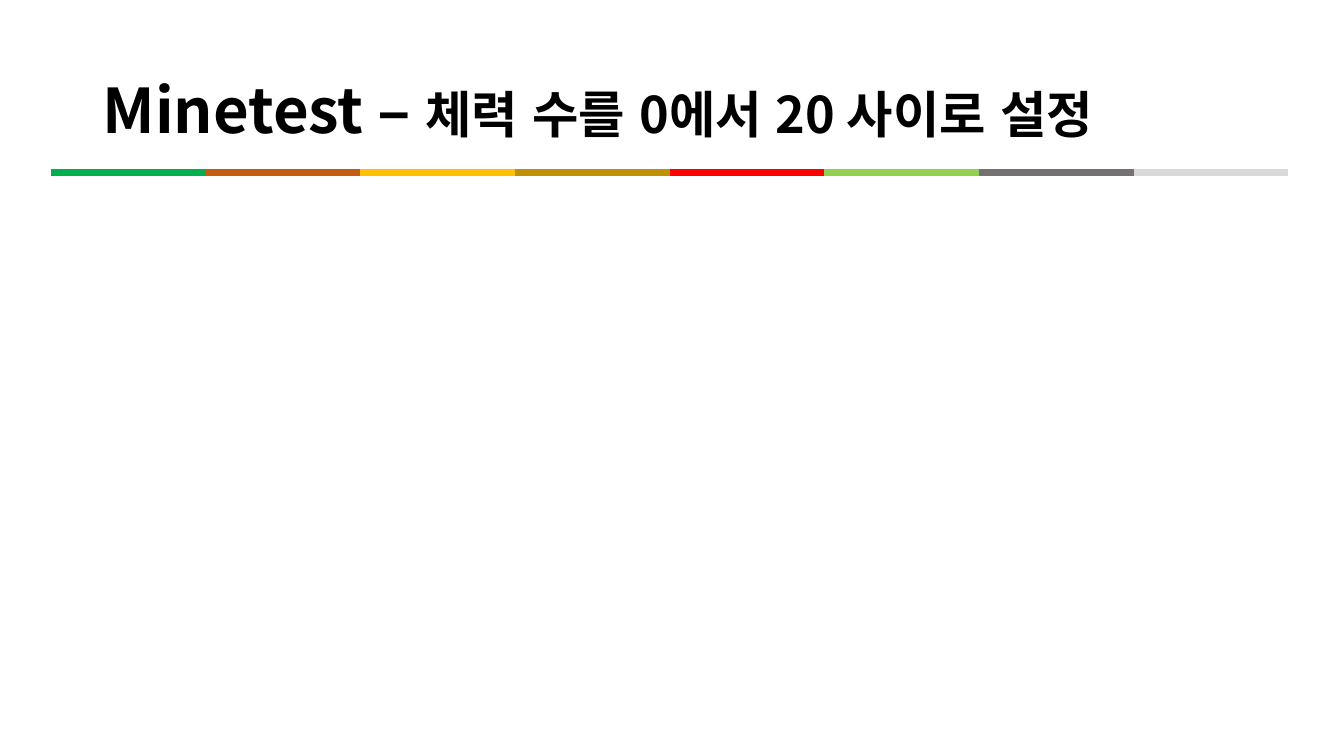
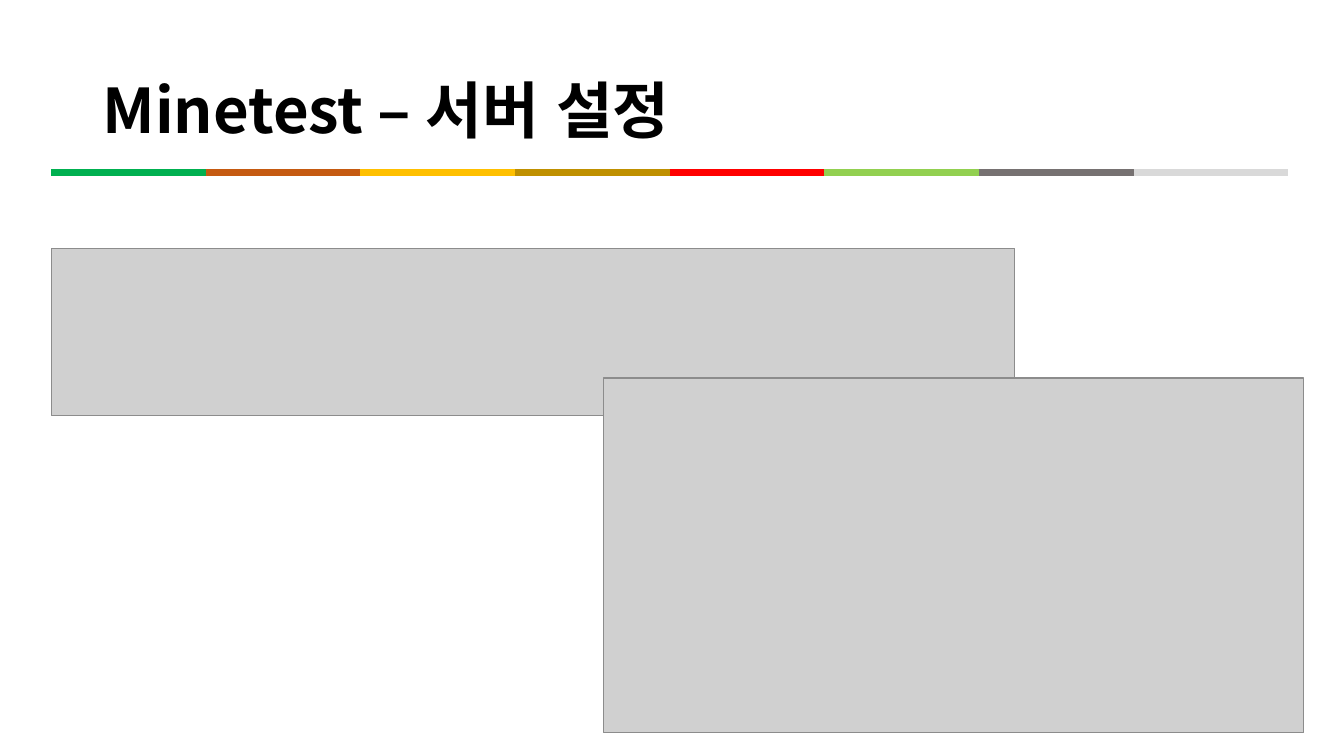
Before and after one commit to kig2929kig/minetest, a slide deck: slide 27 of Minetest와 함께하는 프로그래밍 입문.pptx (slide 16 before the commit). Drawn at 1344x756 pixels with LibreOffice and Linux fonts; fonts in the diff are those of the drawing; grey boxes stand for pictures. Boxes give left, top, right and bottom in pixels: in the first picture for what was removed or moved away, otherwise in the second. Text is boxed around its words. In the diff, an @@ line names an element or a change of style, - is before the commit and + after.

```diff
--- a/Minetest와 함께하는 프로그래밍 입문.pptx
+++ b/Minetest와 함께하는 프로그래밍 입문.pptx
@@ title at box(102, 81, 669, 139): text changed; size 36 to 44 pt @@
-Minetest – 체력 수를 0에서 20 사이로 설정
+Minetest – 서버 설정
@@ picture added at box(51, 248, 1015, 415) @@
@@ picture added at box(604, 378, 1305, 733) @@
```
Also in this commit, not shown: 2 other slides changed, 6 slides added, 3 slides removed.
